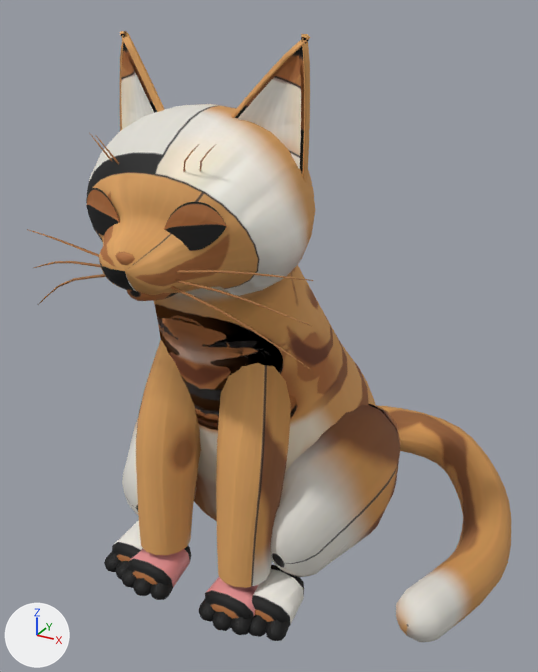
The glTF model public/models/mn_cat.glb: old version first, new version second.
Before and after are seen from a camera (50 mm lens) standing at (0.925, -1.655, 1.032) and looking at (0.298, -0.515, 0.462). The axes (+X, +Y, +Z) are drawn at lower left. The lights are the same throughout. The picture after the commit comes second. Vertices at exactly the same position are counted once.

In view in the first picture: 'mn_cat'.
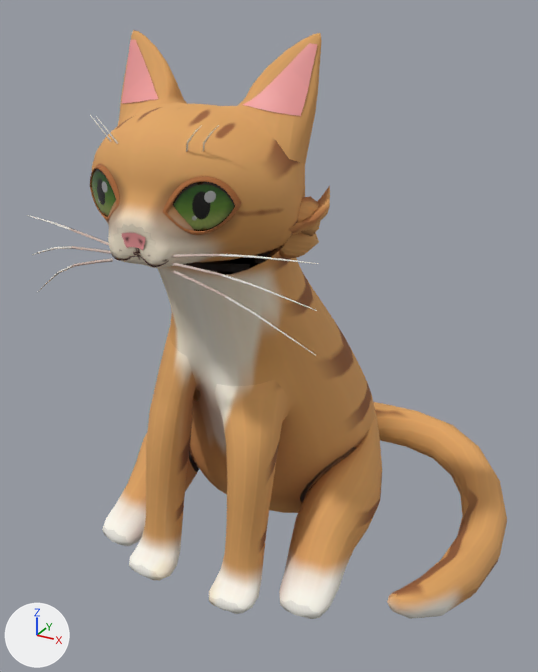
Pixel boxes (x1, y1, x2, y2) of what changed, in the pictures (538 x 672 px; the box of a moved part takes in the faces that stretch with it):
```json
{"object": "mn_cat", "change": "reshaped", "before": [27, 31, 511, 643], "after": [27, 30, 507, 619]}
{"part": 1, "of": "me_mn_cat", "change": "moved or reshaped", "before": [176, 270, 313, 281], "after": [172, 254, 319, 264]}
{"part": 2, "of": "me_mn_cat", "change": "moved or reshaped", "before": [174, 279, 311, 326], "after": [172, 262, 317, 311]}
{"part": 3, "of": "me_mn_cat", "change": "moved or reshaped", "before": [170, 286, 311, 370], "after": [173, 270, 316, 356]}
{"part": 4, "of": "me_mn_cat", "change": "moved or reshaped", "before": [183, 146, 198, 172], "after": [186, 125, 202, 151]}
{"part": 5, "of": "me_mn_cat", "change": "moved or reshaped", "before": [199, 144, 216, 172], "after": [203, 125, 219, 151]}
{"part": 6, "of": "me_mn_cat", "change": "moved or reshaped", "before": [27, 229, 99, 257], "after": [27, 215, 109, 245]}
{"part": 7, "of": "me_mn_cat", "change": "moved or reshaped", "before": [34, 261, 100, 268], "after": [32, 246, 111, 255]}
{"part": 8, "of": "me_mn_cat", "change": "moved or reshaped", "before": [38, 274, 106, 305], "after": [37, 258, 113, 293]}
{"part": 9, "of": "me_mn_cat", "change": "moved or reshaped", "before": [89, 132, 112, 161], "after": [96, 116, 118, 144]}
{"part": 10, "of": "me_mn_cat", "change": "moved or reshaped", "before": [95, 134, 119, 165], "after": [90, 115, 112, 142]}
{"part": 11, "of": "me_mn_cat", "change": "rebuilt", "before": [154, 265, 376, 521], "after": [92, 30, 507, 619]}
{"part": 12, "of": "me_mn_cat", "change": "deleted", "before": [104, 31, 511, 643]}
{"part": 13, "of": "me_mn_cat", "change": "moved or reshaped", "before": [86, 104, 315, 296], "after": [90, 39, 330, 267]}
```

The change, as JSON lines over the scene's bpy script:
```json
{"block": "me_mn_cat", "where": "# used by ob_mn_cat; location = (0.0, 0.0, 0.0)"}
{"op": "remove", "block": "me_mn_cat", "code": "me_mn_cat.from_pydata(...)  # 4506 vertices, 8670 faces; spans x 0.0..0.776, y -0.892..0.0, z 0.0..1.0"}
{"op": "add", "block": "me_mn_cat", "code": "me_mn_cat.from_pydata(...)  # 4183 vertices, 7888 faces; spans x 0.0..0.76, y -0.854..0.0, z 0.0..1.0"}
{"block": "me_mn_cat", "change": "me_mn_cat part 1: the loose piece of 20 vertices spanning x 0.33..0.531, y -0.86..-0.818, z 0.694..0.713 is scaled about its middle by 1.03, then moved by (-0.006, 0.02, 0.016)"}
{"block": "me_mn_cat", "change": "me_mn_cat part 2: the loose piece of 20 vertices spanning x 0.331..0.531, y -0.86..-0.818, z 0.641..0.688 is scaled about its middle by 1.03, then moved by (-0.006, 0.02, 0.015)"}
{"block": "me_mn_cat", "change": "me_mn_cat part 3: the loose piece of 20 vertices spanning x 0.33..0.531, y -0.86..-0.818, z 0.576..0.677 is scaled about its middle by 1.03, then moved by (-0.006, 0.02, 0.014)"}
{"block": "me_mn_cat", "change": "me_mn_cat part 4: the loose piece of 17 vertices spanning x 0.325..0.365, y -0.828..-0.806, z 0.81..0.869 is scaled about its middle by 1.03, then moved by (-0.008, 0.021, 0.021)"}
{"block": "me_mn_cat", "change": "me_mn_cat part 5: the loose piece of 17 vertices spanning x 0.344..0.385, y -0.818..-0.796, z 0.81..0.869 is scaled about its middle by 1.03, then moved by (-0.008, 0.021, 0.021)"}
{"block": "me_mn_cat", "change": "me_mn_cat part 6: the loose piece of 20 vertices spanning x 0.022..0.223, y -0.86..-0.818, z 0.694..0.713 is scaled about its middle by 1.03, then moved by (-0.015, 0.02, 0.016)"}
{"block": "me_mn_cat", "change": "me_mn_cat part 7: the loose piece of 20 vertices spanning x 0.022..0.223, y -0.86..-0.818, z 0.641..0.688 is scaled about its middle by 1.03, then moved by (-0.015, 0.02, 0.015)"}
{"block": "me_mn_cat", "change": "me_mn_cat part 8: the loose piece of 20 vertices spanning x 0.022..0.224, y -0.86..-0.818, z 0.576..0.677 is scaled about its middle by 1.03, then moved by (-0.015, 0.02, 0.014)"}
{"block": "me_mn_cat", "change": "me_mn_cat part 9: the loose piece of 17 vertices spanning x 0.169..0.21, y -0.818..-0.796, z 0.81..0.869 is scaled about its middle by 1.03, then moved by (0.007, 0.011, 0.021)"}
{"block": "me_mn_cat", "change": "me_mn_cat part 10: the loose piece of 17 vertices spanning x 0.189..0.229, y -0.828..-0.806, z 0.81..0.869 is scaled about its middle by 1.03, then moved by (-0.033, 0.031, 0.021)"}
{"block": "me_mn_cat", "change": "me_mn_cat part 11: the loose piece of 601 vertices spanning x 0.057..0.497, y -0.78..-0.222, z 0.013..0.766 is rebuilt with 2858 vertices and now spans x 0.0..0.76, y -0.854..0.0, z 0.0..1.0"}
{"block": "me_mn_cat", "change": "me_mn_cat part 12: 27 loose pieces with 2725 vertices, spanning x 0.0..0.776, y -0.892..0.0, z 0.0..1.0, are deleted"}
{"block": "me_mn_cat", "change": "me_mn_cat part 13: 992 vertices removed from x 0.089..0.464, y -0.89..-0.466, z 0.61..0.899; 1137 vertices added at x 0.058..0.475, y -0.854..-0.571, z 0.663..0.986"}
```
